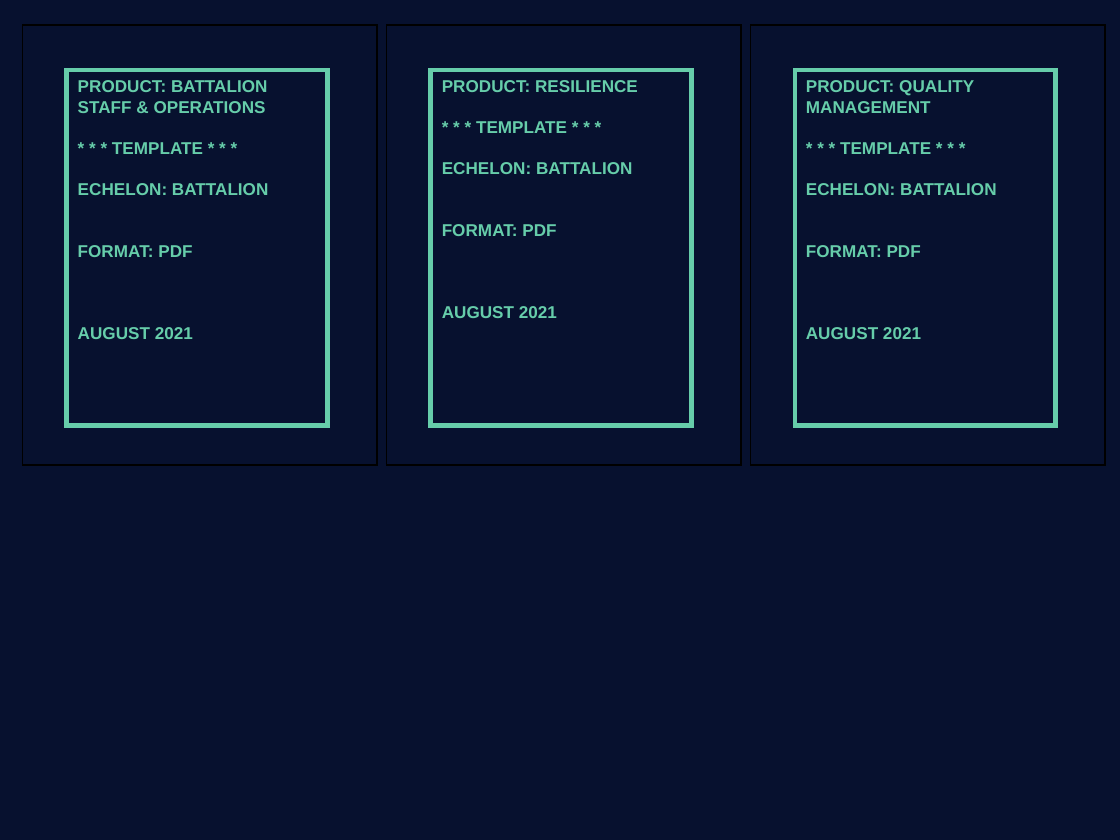
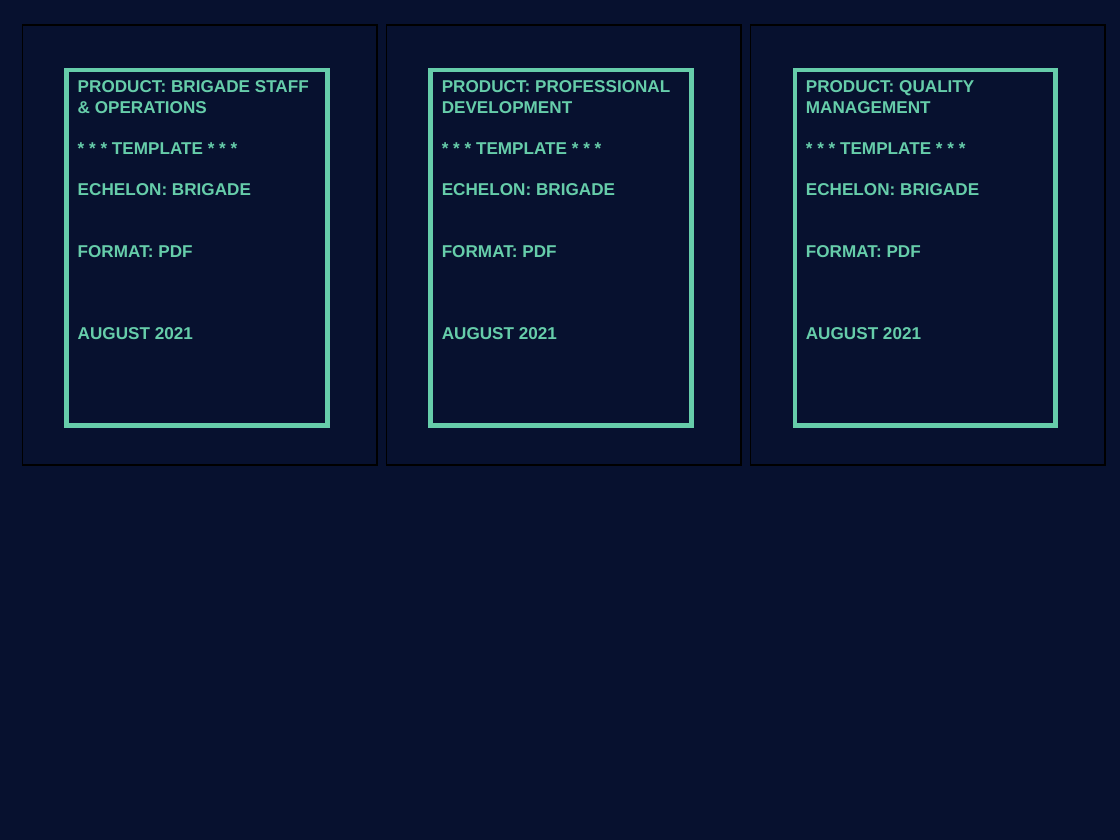
Before and after one commit to deathstar-2/resource-sites, a slide deck: slide 5 of brigade/dev/design files bde.pptx. Drawn at 1120x840 pixels with LibreOffice and Linux fonts; fonts in the diff are those of the drawing. Boxes give left, top, right and bottom in pixels: in the first picture for what was removed or moved away, otherwise in the second. Text is boxed around its words. In the diff, an @@ line names an element or a change of style, - is before the commit and + after.

```diff
--- a/brigade/dev/design files bde.pptx
+++ b/brigade/dev/design files bde.pptx
@@ text in rectangle at [78, 80, 309, 113]: text changed @@
-PRODUCT: BATTALION STAFF & OPERATIONS
+PRODUCT: BRIGADE STAFF & OPERATIONS
@@ text in rectangle at [442, 80, 670, 113]: text changed @@
-PRODUCT: RESILIENCE
+PRODUCT: PROFESSIONAL DEVELOPMENT
@@ text in rectangle at [78, 183, 251, 195]: text changed @@
-ECHELON: BATTALION
+ECHELON: BRIGADE
@@ text in rectangle at [442, 183, 615, 195]: text changed @@
-ECHELON: BATTALION
+ECHELON: BRIGADE
@@ text in rectangle at [806, 183, 979, 195]: text changed @@
-ECHELON: BATTALION
+ECHELON: BRIGADE
```
Also in this commit, not shown: 1 other slide changed, 28 other files.
